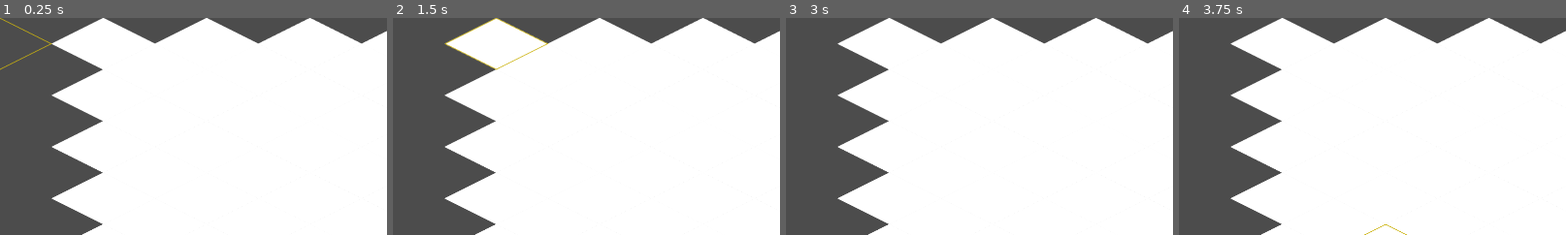
Above: before the commit, frames 1-4 (left to right).
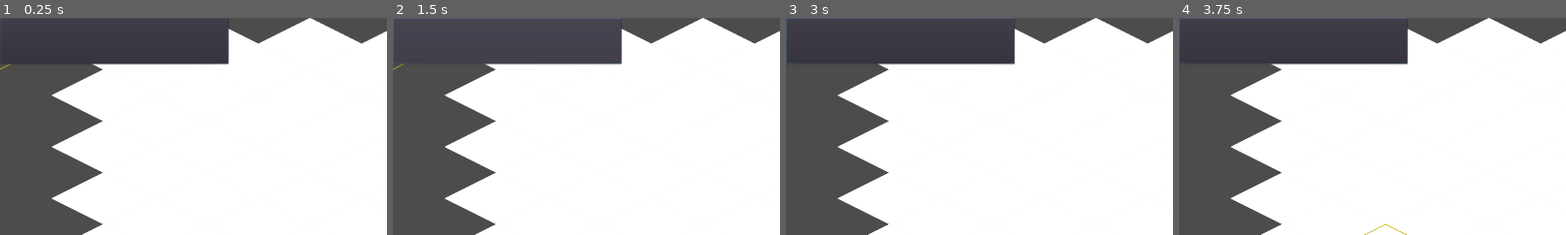
Above: after the commit, the same moments.

Repository: sondahkind/nom-nom-skyscraper
Game: Godot game, scene res://Scenes/Main.tscn
Two runs of this game, one before a commit and one after it. Both use one fixed random seed, a clock stepped at 60 frames per second and the inputs below.
Inputs (mouse positions are % of the whole screen's width and height, from its top left):
- Up to frame 1 (0.25 s): no input
- Up to frame 2 (1.5 s): click (15, 5) at 0.52 s; click (15, 5) at 1.27 s
- Up to frame 3 (3 s): click (15, 5) at 2.02 s; tap Enter at 2.75 s; move the mouse to (72, 45) at 2.77 s; click (72, 45) at 2.92 s
- Up to frame 4 (3.75 s): tap Space at 3.5 s; move the mouse to (30, 55) at 3.52 s; click (30, 55) at 3.67 s
The pictures show only the part of the screen within x 0-50%, y 0-50%; the shares and areas given below are measured in that part.

The runs differ from the first frame. In frame 1, 7.2% of the frame differs, in the area x 0-60%, y 0-22%; in frame 2, 7.3%, in the area x 0-60%, y 0-25%; in frame 3, 7.2%; in frame 4, 7.2%.

Commit message:
inbetween phases added

Diff:
--- a/nom-nom-skyscraper/Scenes/Main.tscn
+++ b/nom-nom-skyscraper/Scenes/Main.tscn
@@ -15,3 +15,10 @@
 script = ExtResource( 2 )
 
 [node name="GameLogic" type="Node" parent="."]
+
+[node name="NextPhase" type="Button" parent="."]
+margin_right = 566.0
+margin_bottom = 114.0
+__meta__ = {
+"_edit_use_anchors_": false
+}
--- a/nom-nom-skyscraper/Scripts/GameLogic.gd
+++ b/nom-nom-skyscraper/Scripts/GameLogic.gd
@@ -5,11 +5,11 @@
 # var a = 2
 # var b = "text"
 var buttonLabel = "Placeholder"
-var currentPhase = ""
+var currentPhase = 0
 
 # Called when the node enters the scene tree for the first time.
 func _ready():
-	currentPhase = "setup_phase"
+	currentPhase = 0
 	phase_manager()
 
 
@@ -19,31 +19,58 @@
 #	pass
 
 func phase_manager():
-	if (currentPhase == "setup_phase"):
+	if (currentPhase == 0):
 		setup_phase()
-	if (currentPhase == "draw_phase"):
+	if (currentPhase == 1):
+		setup_end_phase()
+	if (currentPhase == 2):
 		draw_phase()
-	if (currentPhase == "play_card_phase"):
+	if (currentPhase == 3):
+		draw_end_phase()
+	if (currentPhase == 4):
 		play_card_phase()
-	if (currentPhase == "calculation_phase"):
+	if (currentPhase == 5):
+		play_end_card_phase()
+	if (currentPhase == 6):
 		calculation_phase()
+	if (currentPhase == 7):
+		calculation_end_phase()
+
+# -------------------------------------PHASES-------------------------------------
 
 func setup_phase():
 	$CurrentPhaseLabel.set_text("setup_phase")
-	pass
+
+func setup_end_phase():
+	$CurrentPhaseLabel.set_text("setup_end_phase")
 
 func draw_phase():
-	$CurrentPhaseLabel.set_text("calculation_phase")
+	$CurrentPhaseLabel.set_text("draw_phase")
 	draw_cards(1)
-	pass
+
+func draw_end_phase():
+	$CurrentPhaseLabel.set_text("draw_end_phase")
+	draw_cards(1)
 
 func play_card_phase():
-	$CurrentPhaseLabel.set_text("calculation_phase")
-	pass
+	$CurrentPhaseLabel.set_text("play_card_phase")
+
+func play_end_card_phase():
+	$CurrentPhaseLabel.set_text("play_end_card_phase")
 
 func calculation_phase():
 	$CurrentPhaseLabel.set_text("calculation_phase")
-	pass
+
+func calculation_end_phase():
+	$CurrentPhaseLabel.set_text("calculation_end_phase")
+
+# --------------------------------------------------------------------------
+
+func next_phase():
+	if (currentPhase <=7):
+		currentPhase = currentPhase + 1
+	else:
+		currentPhase = 0
 
 func draw_cards(numberOfCards):
 	pass
